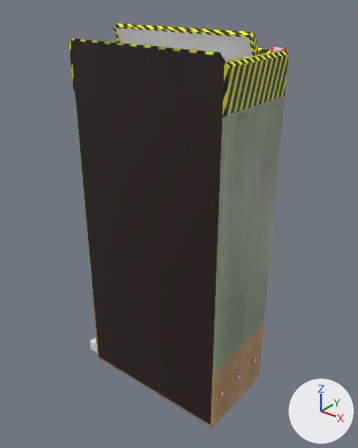
An edit to the FBX model Assets/hangar2.fbx, drawn before and after from the same camera.
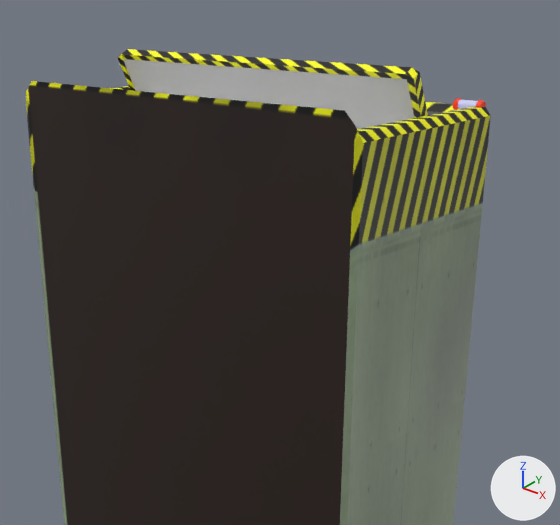
Each version appears first whole from a 50 mm camera at (0.193, -0.215, 0.247) aimed at (0.001, 0.026, 0.098), and next in a close-up on the part from 16% to 90% of the width and 0% to 55% of the height. Arrows for +X, +Y and +Z are at lower right; the lights stay in place. Both versions are drawn at frame 102 of the action 'Default Take'; the numbers are the values there. Objects named as collision shapes, trigger or cutter boxes, shadow casters or lower levels of detail are left out.

Names of what the first close-up shows: 'gates', 'model'.
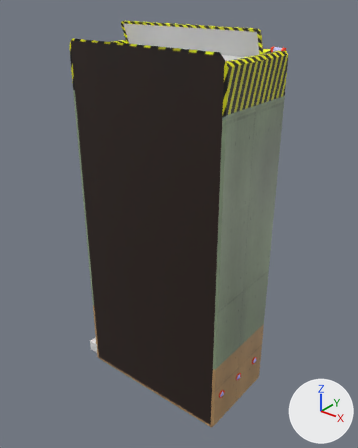
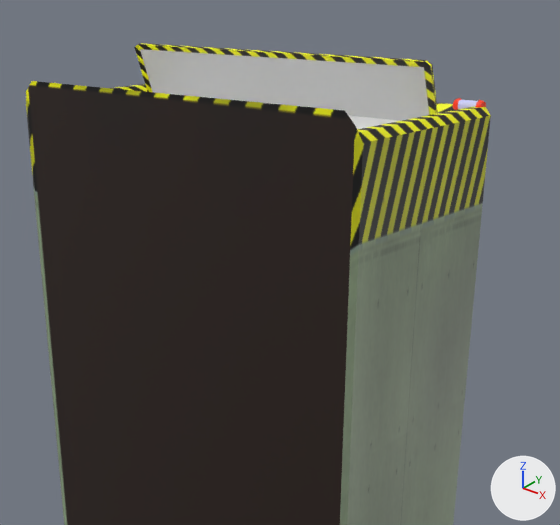
What differs and where, as boxes [x1, y1, x2, y2] in the close-ups (560 x 525 px):
'gates', reshaped, moved, turned: before [118, 49, 428, 129]; after [134, 43, 438, 121]
part 1 of me_model, surface changed: before [112, 86, 491, 143]; after [112, 84, 491, 143]

Edits to the bpy script that builds the scene:
```text
Change me_model:
    where me_model.from_pydata(...)  # 50 vertices, 55 faces; spans x -5.8..5.8, y -5.4..0.9, z -2.9..21.7
    used by ob_model
    me_model part 1: texture (UV) coordinates of 19 of 55 faces, centred in x -5.7..5.7, y -5.4..0.8, z 21.1..21.4, changed; they spanned u 0.49..0.99, v 0.45..0.99 and now span u 0.77..1.0, v 0.78..0.99
Change me_gates:
    used by ob_gates; location = (0.0, -3.678, 19.8); rotation_euler = (1.104, 0.0, 0.0), in degrees (63, 0, 0)
    remove me_gates.from_pydata(...)  # 24 vertices, 26 faces; spans x -5.13..5.13, y -2.8..2.8, z -0.16..0.16
    add me_gates.from_pydata(...)  # 24 vertices, 26 faces; spans x -5.15..5.15, y 0.0..5.62, z -0.09..0.0
    me_gates part 2: 24 of 24 vertices moved; they spanned x -5.13..5.13, y -2.8..2.8, z -0.16..0.16 and now span x -5.15..5.15, y 0.0..5.62, z -0.09..0.0; mean shift (0.0, 2.81, -0.05); largest move (5.13, 2.68, 0.15) -> (5.15, 5.52, 0.0)
Change ob_gates:
    ob_gates.location: (0.0, -3.678, 19.8) -> (0.0, -5.093, 17.24)
    ob_gates.rotation_euler: (1.104, 0.0, 0.0) -> (1.215, 0.0, 0.0)  # degrees (63, 0, 0) -> degrees (70, 0, 0)
```
